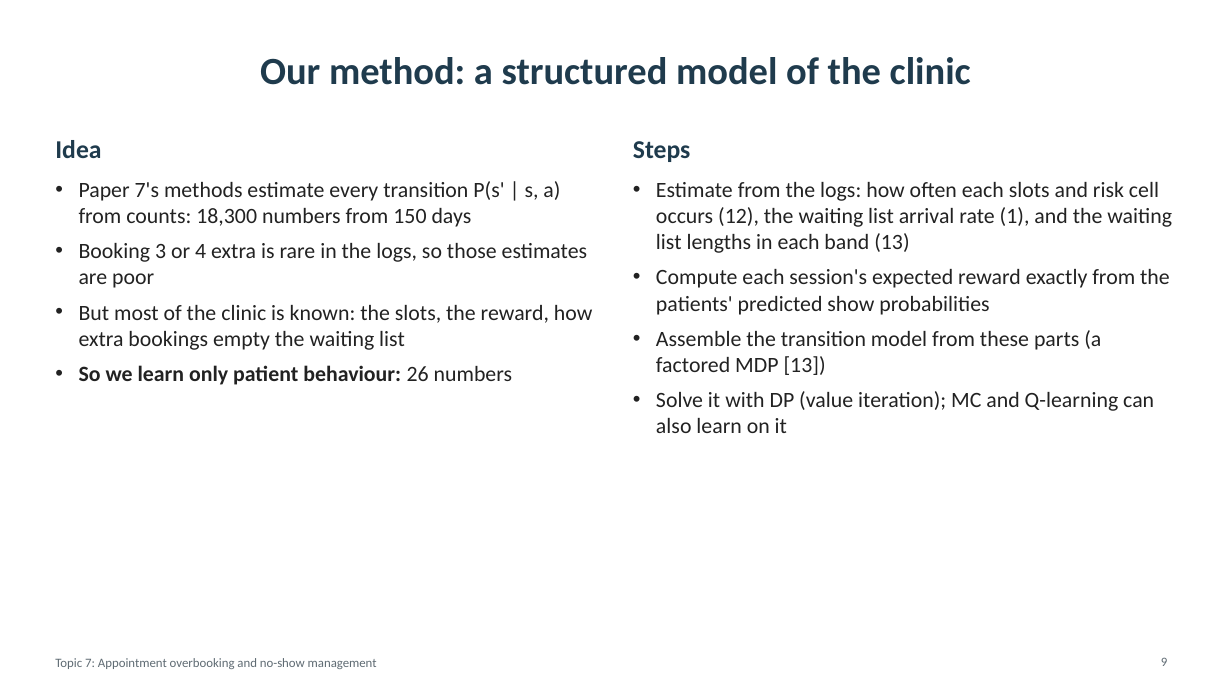
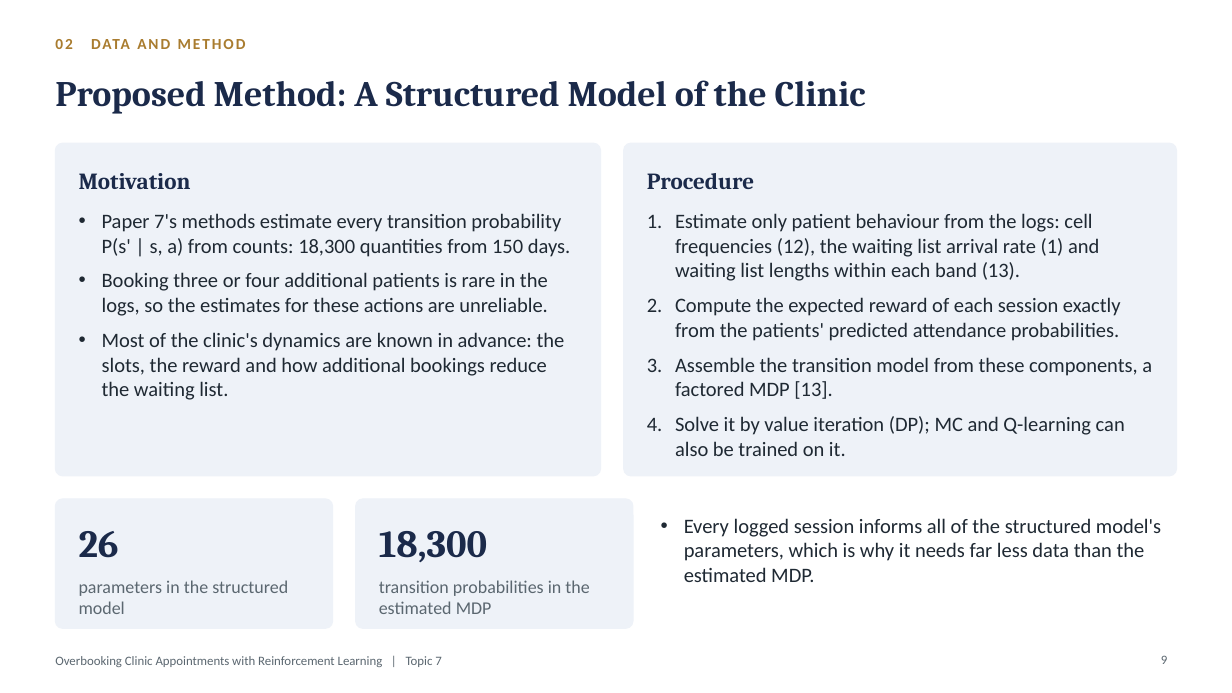
Before and after one commit to Nagasai-Datta/ml_lab, a slide deck: slide 9 of topic7/presentation/Topic7_Overbooking_Presentation.pptx. Drawn at 1232x693 pixels with LibreOffice and Linux fonts; fonts in the diff are those of the drawing. Boxes give left, top, right and bottom in pixels: in the first picture for what was removed or moved away, otherwise in the second. Text is boxed around its words. In the diff, an @@ line names an element or a change of style, - is before the commit and + after.

Commit message:
Presentation: formal wording and a new template

```diff
--- a/topic7/presentation/Topic7_Overbooking_Presentation.pptx
+++ b/topic7/presentation/Topic7_Overbooking_Presentation.pptx
@@ text added at bbox=[55, 39, 276, 372], 12 pt, text #A97C2F, bold @@
+02 DATA AND METHOD
@@ title at bbox=[55, 80, 866, 114]: text changed; size 30 to 28 pt; font Calibri to Cambria; text colour #1F3B4D to #1B2A4A @@
-Our method: a structured model of the clinic
+Proposed Method: A Structured Model of the Clinic
@@ text removed at bbox=[55, 140, 101, 158] @@
-Idea
@@ rounded rectangle added at bbox=[55, 143, 601, 476], fill #EEF2F8, outline #EEF2F8 1 pt @@
@@ rounded rectangle added at bbox=[624, 143, 1177, 476], fill #EEF2F8, outline #EEF2F8 1 pt @@
@@ text removed at bbox=[633, 141, 691, 162] @@
-Steps
@@ text added at bbox=[79, 173, 191, 189], 18 pt, text #1B2A4A, bold @@
+Motivation
@@ text added at bbox=[647, 173, 754, 189], 18 pt, text #1B2A4A, bold @@
+Procedure
@@ text at bbox=[102, 213, 570, 400]: text changed; size 17 to 16 pt; text colour #222222 to #1F2933 @@
-• Paper 7's methods estimate every transition P(s' | s, a) from counts: 18,300 numbers from 150 days
-• Booking 3 or 4 extra is rare in the logs, so those estimates are poor
-• But most of the clinic is known: the slots, the reward, how extra bookings empty the waiting list
-• So we learn only patient behaviour: 26 numbers
+• Paper 7's methods estimate every transition probability P(s' | s, a) from counts: 18,300 quantities from 150 days.
+• Booking three or four additional patients is rare in the logs, so the estimates for these actions are unreliable.
+• Most of the clinic's dynamics are known in advance: the slots, the reward and how additional bookings reduce the waiting list.
@@ text at bbox=[675, 213, 1152, 456]: text changed; size 17 to 16 pt; text colour #222222 to #1F2933 @@
-• Estimate from the logs: how often each slots and risk cell occurs (12), the waiting list arrival rate (1), and the waiting list lengths in each band (13)
-• Compute each session's expected reward exactly from the patients' predicted show probabilities
-• Assemble the transition model from these parts (a factored MDP [13])
-• Solve it with DP (value iteration); MC and Q-learning can also learn on it
+1. Estimate only patient behaviour from the logs: cell frequencies (12), the waiting list arrival rate (1) and waiting list lengths within each band (13).
+2. Compute the expected reward of each session exactly from the patients' predicted attendance probabilities.
+3. Assemble the transition model from these components, a factored MDP [13].
+4. Solve it by value iteration (DP); MC and Q-learning can also be trained on it.
@@ rounded rectangle added at bbox=[55, 499, 333, 628], fill #EEF2F8, outline #EEF2F8 1 pt @@
@@ rounded rectangle added at bbox=[356, 499, 633, 628], fill #EEF2F8, outline #EEF2F8 1 pt @@
@@ text added at bbox=[79, 531, 119, 558], 30 pt, text #1B2A4A, bold @@
+26
@@ text added at bbox=[379, 531, 487, 562], 30 pt, text #1B2A4A, bold @@
+18,300
@@ text added at bbox=[684, 518, 1161, 582], 16 pt, text #1F2933 @@
+• Every logged session informs all of the structured model's parameters, which is why it needs far less data than the estimated MDP.
@@ text added at bbox=[79, 580, 288, 614], 14 pt, text #5B6770 @@
+parameters in the structured model
@@ text added at bbox=[379, 580, 589, 614], 14 pt, text #5B6770 @@
+transition probabilities in the estimated MDP
@@ text at bbox=[55, 656, 441, 667]: text changed; text colour #5F6B73 to #5B6770 @@
-Topic 7: Appointment overbooking and no-show management
+Overbooking Clinic Appointments with Reinforcement Learning | Topic 7
@@ page number at bbox=[1161, 655, 1167, 664]: text colour #5F6B73 to #5B6770 @@
```
Also in this commit, not shown: 19 other slides changed, 1 slide added, 1 slide removed, 1 other file.
